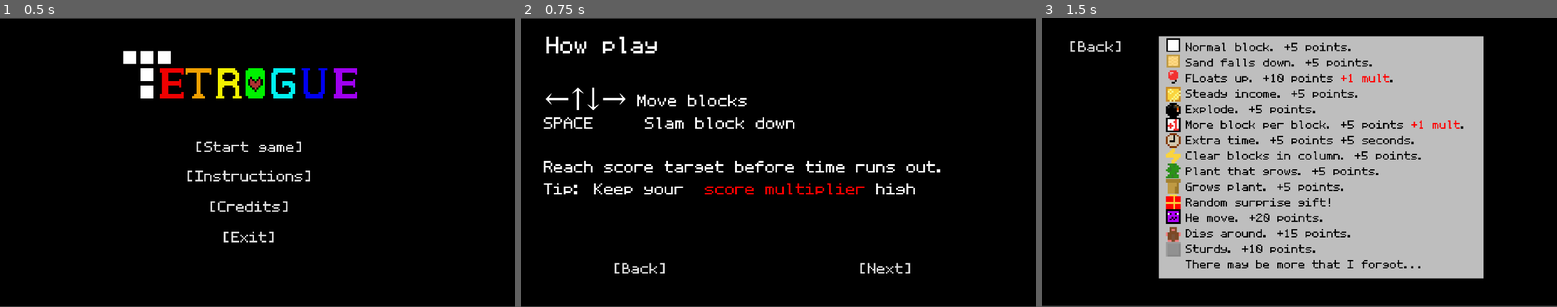
Above: before the commit, frames 1-3 (left to right).
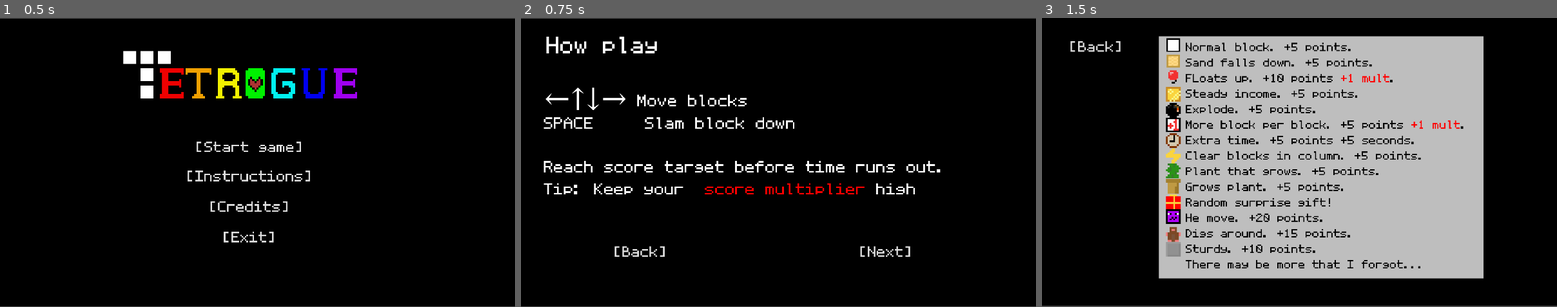
Above: after the commit, the same moments.

Repository: AsgerHB/create-jam-spring-2025
Game: Godot game, scene res://Scenes/Main Menu.tscn
Two runs of this game, one before a commit and one after it. Both use one fixed random seed, a clock stepped at 60 frames per second and the inputs below. Sound files missing from this copy of the repository are replaced by a short silence.
Inputs:
- Up to frame 1 (0.5 s): no input
- Up to frame 2 (0.75 s): click "[Instructions]" at 0.5 s
- Up to frame 3 (1.5 s): click "[Next]" at 1.25 s

Frame 1 is identical in both runs. In frame 2, 0.6% of the frame differs, in the area x 18-76%, y 78-89%; in frame 3, nothing differs.

Commit message:
Add screenshots

Diff:
--- a/Scenes/Instructions1.tscn
+++ b/Scenes/Instructions1.tscn
@@ -36,6 +36,7 @@
 Tip: Keep your [color=red] score multiplier[/color] high"
 
 [node name="Interactive" type="Node2D" parent="."]
+position = Vector2(0, -63)
 script = ExtResource("1_vs51u")
 
 [node name="BackButton" type="Button" parent="Interactive"]
Not shown: 1 places in Scenes/Instructions2.tscn that only renumber resources
Binary file added: Screenshots/ss1.png
Not shown, added: Screenshots/ss1.png.import
Binary file added: Screenshots/ss2.png
Not shown, added: Screenshots/ss2.png.import
Binary file added: Screenshots/ss3.png
Not shown, added: Screenshots/ss3.png.import
